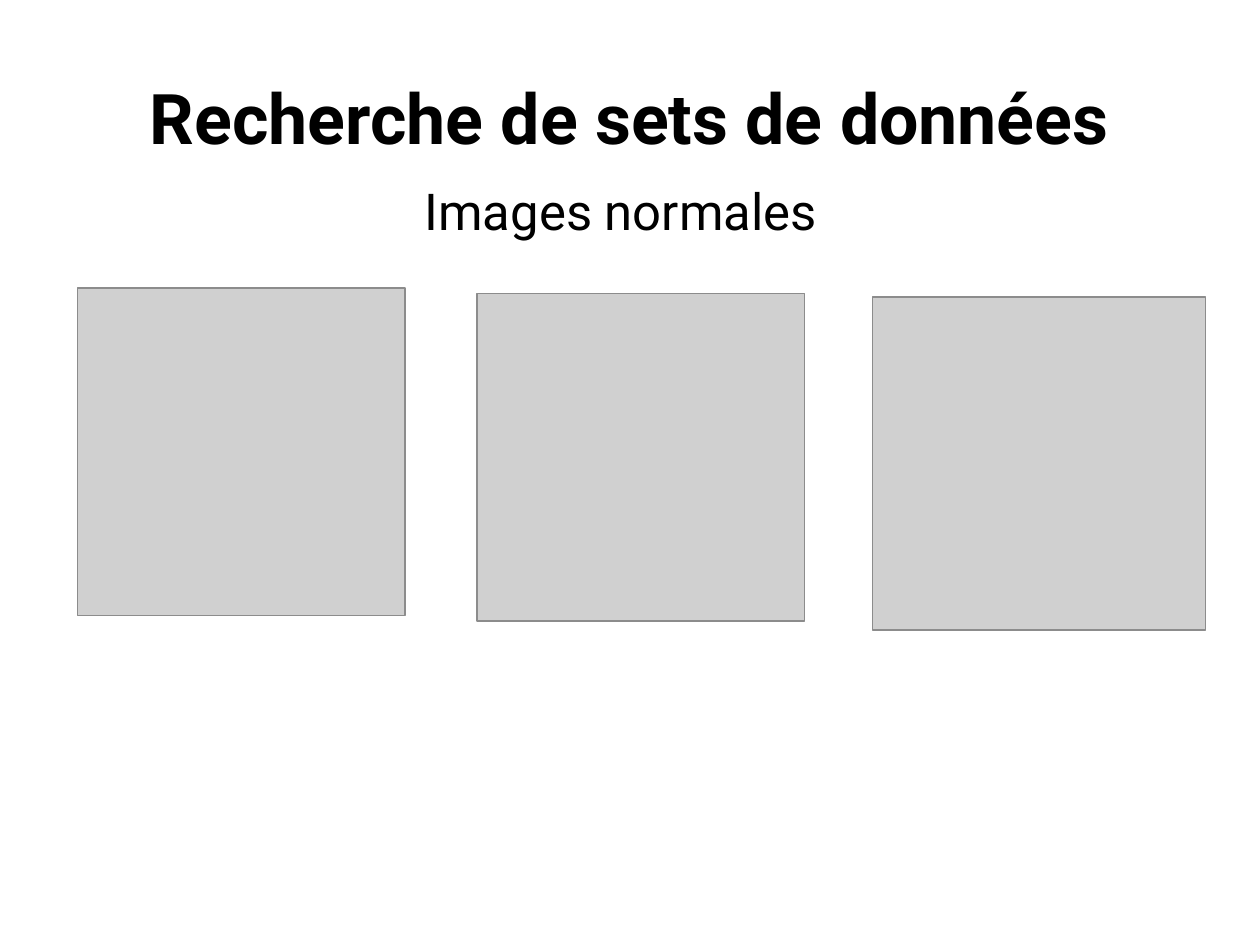
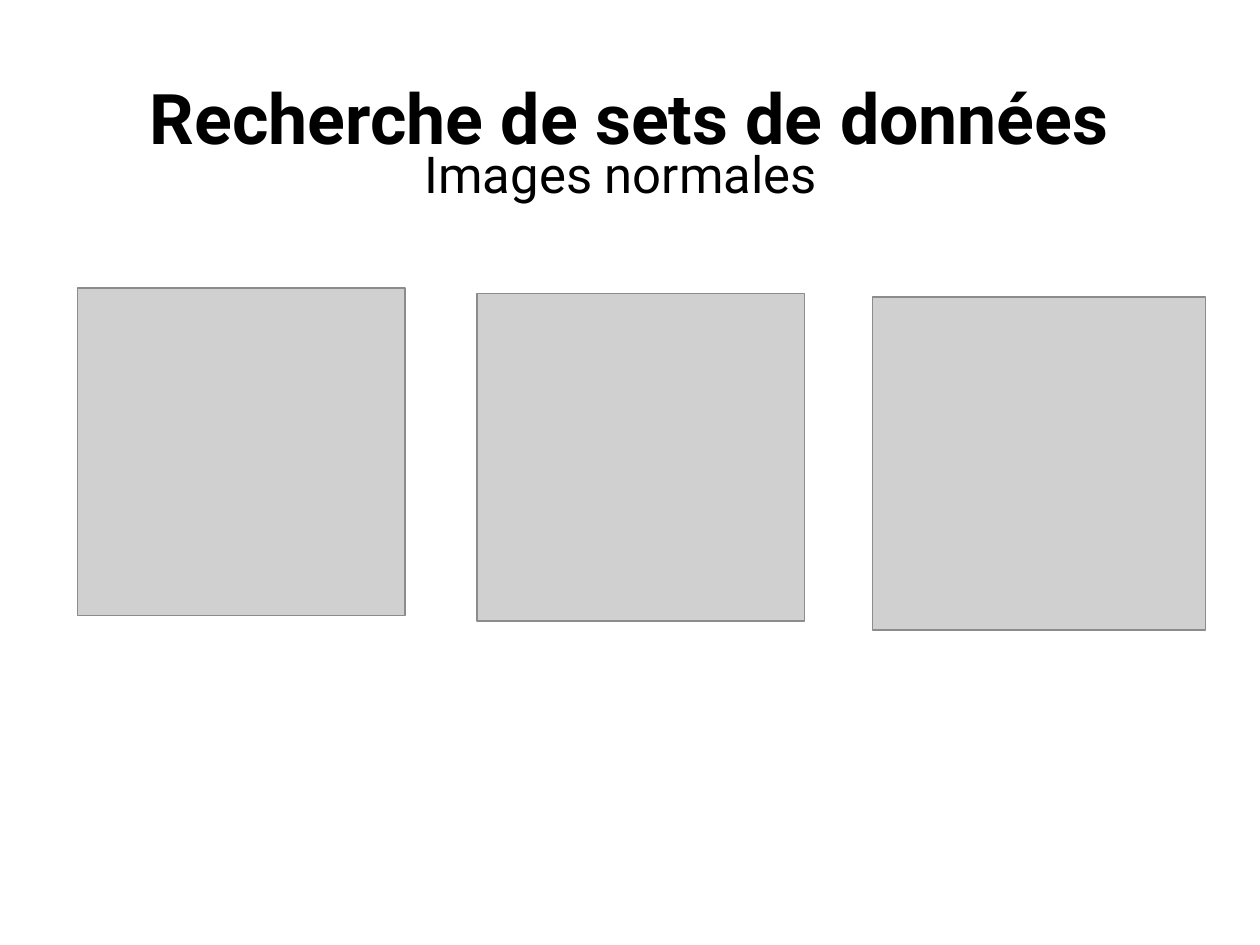
Before and after one commit to ewen-lbh/bone-fracture-detection, a slide deck: slide 3 of slides/mpsi/slides.odp. Drawn at 1260x945 pixels with LibreOffice and Linux fonts; fonts in the diff are those of the drawing; grey boxes stand for pictures. Boxes give left, top, right and bottom in pixels: in the first picture for what was removed or moved away, otherwise in the second. Text is boxed around its words. In the diff, an @@ line names an element or a change of style, - is before the commit and + after.

```diff
--- a/slides/mpsi/slides.odp
+++ b/slides/mpsi/slides.odp
@@ text "Images normales": place and size @@
-text "Images normales" at [425,192,817,241]
+text "Images normales" at [425,155,817,204]
```
Also in this commit, not shown: 3 other slides changed.
